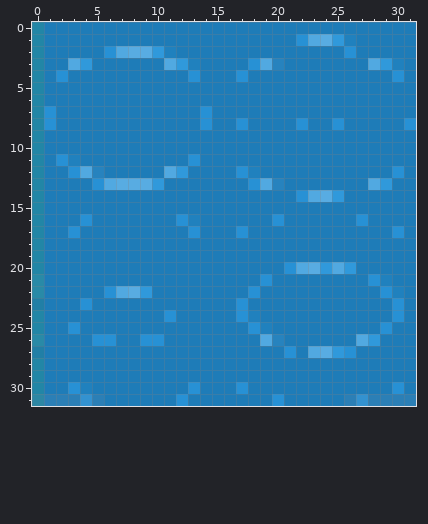
Pixel-art sprite -- WM908Assignment/Resources/5.png. The picture above is the old version.
The file is 32x32 pixels. Colours within 5 levels of each other are drawn and written as one.
Now the later version:
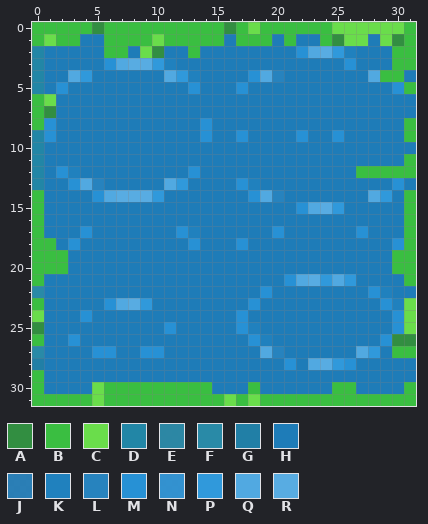
Palette (. is transparent): A #328e41  B #3abe41  C #6add4b  D #2286a6  E #2886a3f7  F #298aa7  G #217fa6  H #1e7cb8  J #257db5f6  K #2081be  L #2783be  M #2791d5  N #2e91d0f6  P #3099db  Q #51a9e1  R #58ace2
From old to new:
Changed rows in their new state; - is an unchanged pixel.
first column x 0:
 0 BBBBBABBBBBBBBBBABCBBBBBBCCCCCCB
 1 BCBB--BBBBCBBBBB-BBB-BHHBACC-CAB
 2 ------BBHCAH-B--------MQRPK---BB
 3 ---HH-MQRRPKHH----HHH-----M-HHBB
 4 --HQP------QPK---HMQL-------QBB-
 5 --M----------M---M------------MB
 6 BC------------------------------
 7 BA------------H-----------------
 8 B----------------H----H--H-----B
 9 -M------------M--M----M--M-----B
11 --HH---------H-----------------B
12 --MKHH-----HHM---HH--------BBBBB
13 ---MQLHHHHHQP----MKHH-------HHM-
14 B----MQRRRP-------MQL-HHHH--QP-B
15 B---------------------MQRP-----B
16 B---H-------HH------H------H---B
17 B--HM-------MK---H--M------M--HB
18 BB-M---------M---M------------MB
19 BBB---------------------------BB
20 BBB------------------HHHHHH---BB
21 B------------------H-MQRPQP-HH-B
22 ------HHHH--------HM--------MKH-
23 B---H-MQRP-------HM----------MKC
24 C---M------H------H------------C
25 A--H-------M-----MKH---------HMC
26 B--M-HH--HH-------MKH------HHMAA
27 F----MM--MM--------QLH-HHHHQP-BB
28 G--------------------M-QRPM-----
29 B-------------------------------
30 B--HHCBBBBBBBBB--HB------BB---HB
31 BBBBBCBBBBBBBBBBCBCBBBBBBBBBBBBB
Pixel boxes of the changes (left, top, right, bottom) in both pictures:
changed: (32, 22, 416, 406)
